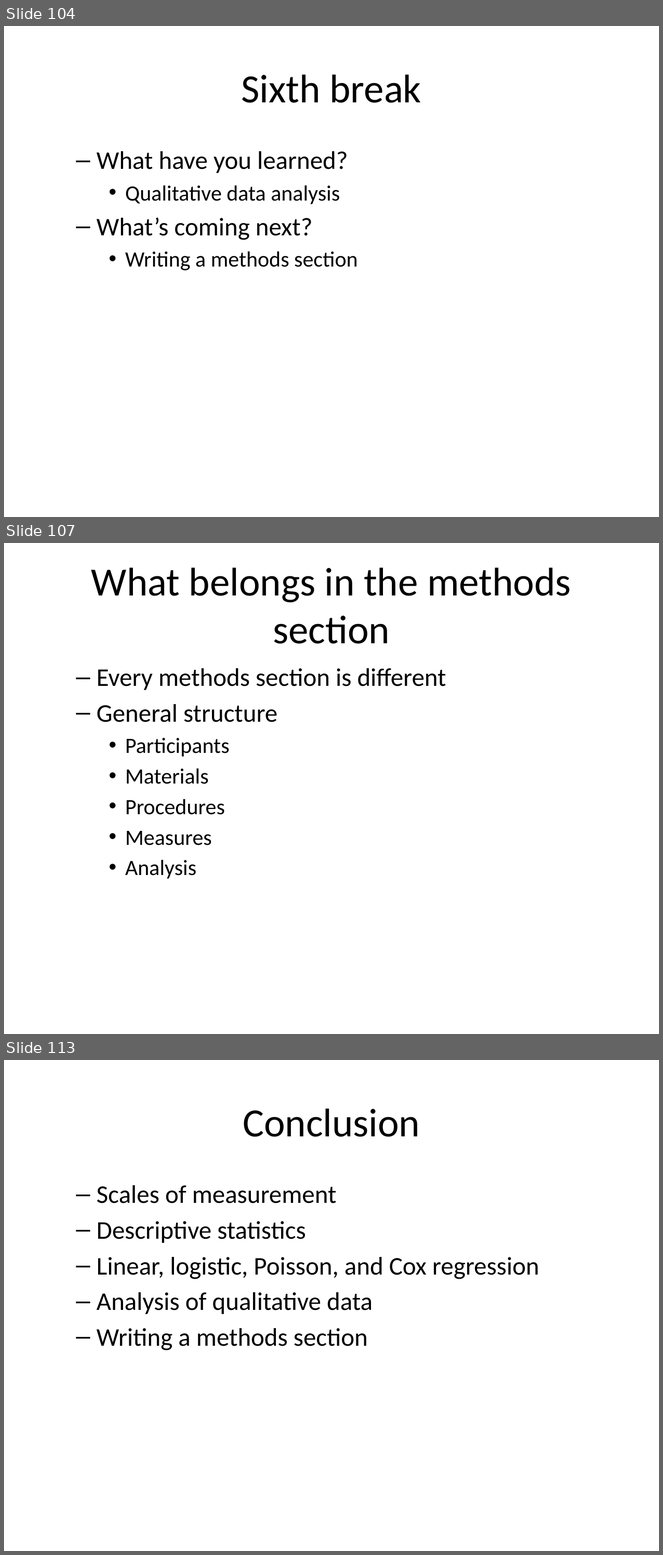
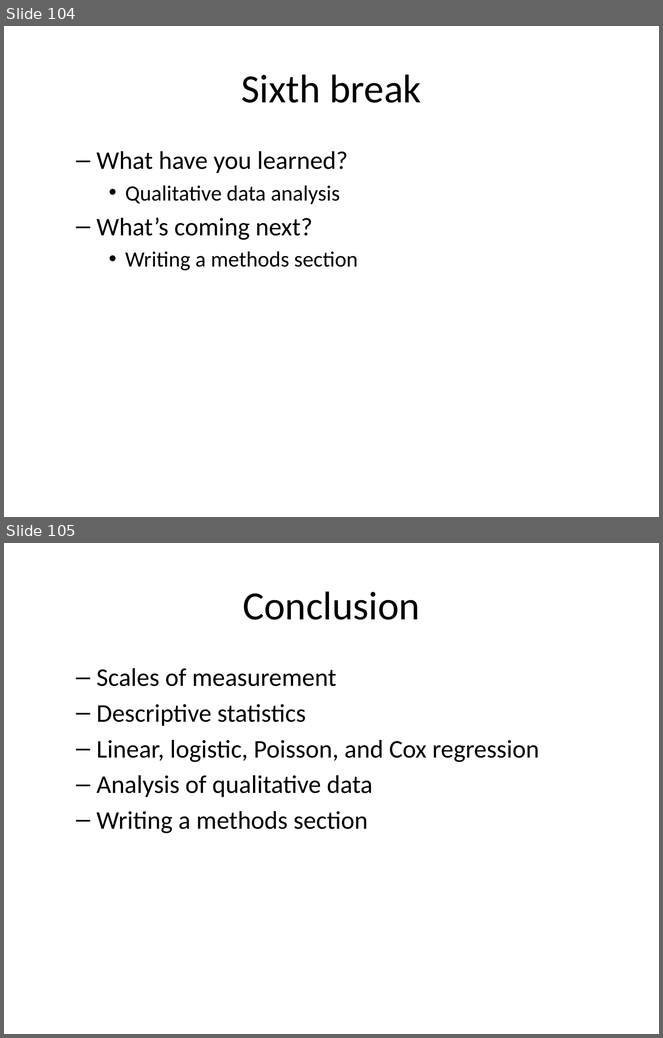
Before and after one commit to pmean/classes, a slide deck: clinical-research-methodology/results/video13-statistical-models.pptx. Shown one above the other, each under a label of ours: slides 104, 107 and 113 before the commit, slides 104 and 105 after it; the slides between them are not shown. The pictures are 663x1555 and 663x1038 pixels, drawn with LibreOffice and Linux fonts; fonts in the diff are those of the drawing. Boxes give left, top, right and bottom in pixels: in the first picture for what was removed or moved away, otherwise in the second. Text is boxed around its words. In the diff, an @@ line names an element or a change of style, - is before the commit and + after.

```diff
--- a/clinical-research-methodology/results/video13-statistical-models.pptx
+++ b/clinical-research-methodology/results/video13-statistical-models.pptx
@@ slide 107 removed at <box>4,543,659,1034</box>, background #FFFFFF @@
@@ title removed at <box>91,567,571,644</box> @@
-What belongs in the methods section
@@ text removed at <box>97,668,447,879</box> @@
-  – Every methods section is different
-  – General structure
-    • Participants
-    • Materials
-    • Procedures
-    • Measures
-    • Analysis
@@ what was slide 113 is now slide 105 @@
```
Also in this commit, not shown: 6 slides changed, 7 other slides removed, 2 other files.
